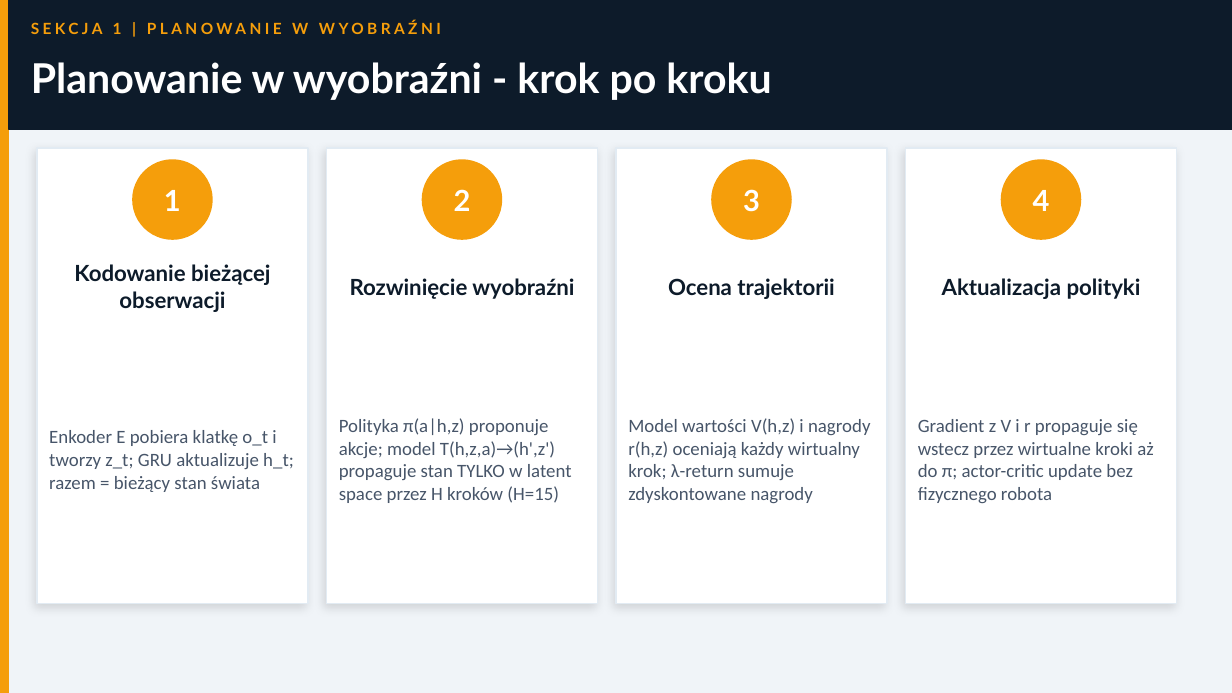
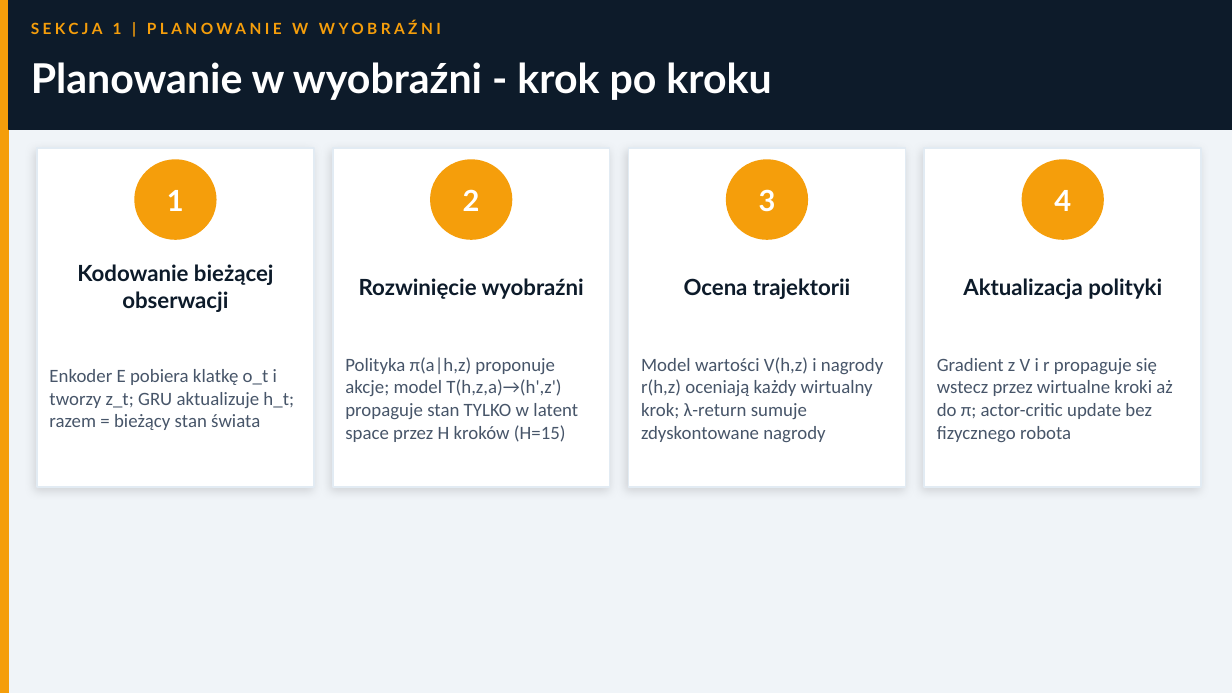
Before and after one commit to MatPomGit/MobileHub, a slide deck: slide 10 of zajecia/robo/robo_w6.pptx. Drawn at 1232x693 pixels with LibreOffice and Linux fonts; fonts in the diff are those of the drawing. Boxes give left, top, right and bottom in pixels: in the first picture for what was removed or moved away, otherwise in the second. Text is boxed around its words. In the diff, an @@ line names an element or a change of style, - is before the commit and + after.

```diff
--- a/zajecia/robo/robo_w6.pptx
+++ b/zajecia/robo/robo_w6.pptx
@@ rectangle resized from (x1=37, y1=148, x2=308, y2=604) to (x1=37, y1=148, x2=314, y2=487) @@
@@ rectangle resized from (x1=326, y1=148, x2=598, y2=604) to (x1=333, y1=148, x2=610, y2=487) @@
@@ rectangle resized from (x1=616, y1=148, x2=887, y2=604) to (x1=628, y1=148, x2=906, y2=487) @@
@@ rectangle resized from (x1=906, y1=148, x2=1177, y2=604) to (x1=924, y1=148, x2=1201, y2=487) @@
@@ ellipse moved from (x1=133, y1=160, x2=212, y2=239) to (x1=136, y1=160, x2=216, y2=239) @@
@@ text "2" moved from (x1=454, y1=189, x2=471, y2=211) to (x1=463, y1=189, x2=480, y2=211) @@
@@ ellipse moved from (x1=423, y1=160, x2=501, y2=239) to (x1=431, y1=160, x2=511, y2=239) @@
@@ text "3" moved from (x1=743, y1=189, x2=760, y2=212) to (x1=759, y1=189, x2=776, y2=212) @@
@@ ellipse moved from (x1=712, y1=160, x2=791, y2=239) to (x1=727, y1=160, x2=807, y2=239) @@
@@ text "4" moved from (x1=1033, y1=190, x2=1050, y2=211) to (x1=1054, y1=190, x2=1071, y2=211) @@
@@ ellipse moved from (x1=1002, y1=160, x2=1080, y2=239) to (x1=1023, y1=160, x2=1103, y2=239) @@
@@ text "Rozwinięcie wyobraźni" moved from (x1=350, y1=278, x2=574, y2=299) to (x1=359, y1=278, x2=584, y2=299) @@
@@ text "Ocena trajektorii" moved from (x1=668, y1=278, x2=834, y2=299) to (x1=684, y1=278, x2=850, y2=299) @@
@@ text "Aktualizacja polityki" moved from (x1=942, y1=278, x2=1141, y2=299) to (x1=963, y1=278, x2=1162, y2=299) @@
@@ text "Enkoder E pobiera klatkę o_t ..." moved from (x1=49, y1=430, x2=294, y2=492) to (x1=49, y1=369, x2=294, y2=430) @@
@@ text "Polityka π(a|h,z) proponuje akcje; model ..." moved from (x1=339, y1=418, x2=572, y2=503) to (x1=345, y1=357, x2=578, y2=442) @@
@@ text "Model wartości V(h,z) i nagrody ..." moved from (x1=628, y1=418, x2=870, y2=503) to (x1=641, y1=357, x2=883, y2=442) @@
@@ text "Gradient z V i r ..." moved from (x1=918, y1=419, x2=1153, y2=503) to (x1=937, y1=358, x2=1172, y2=442) @@
```
Also in this commit, not shown: 25 other slides changed, 9 other files.
